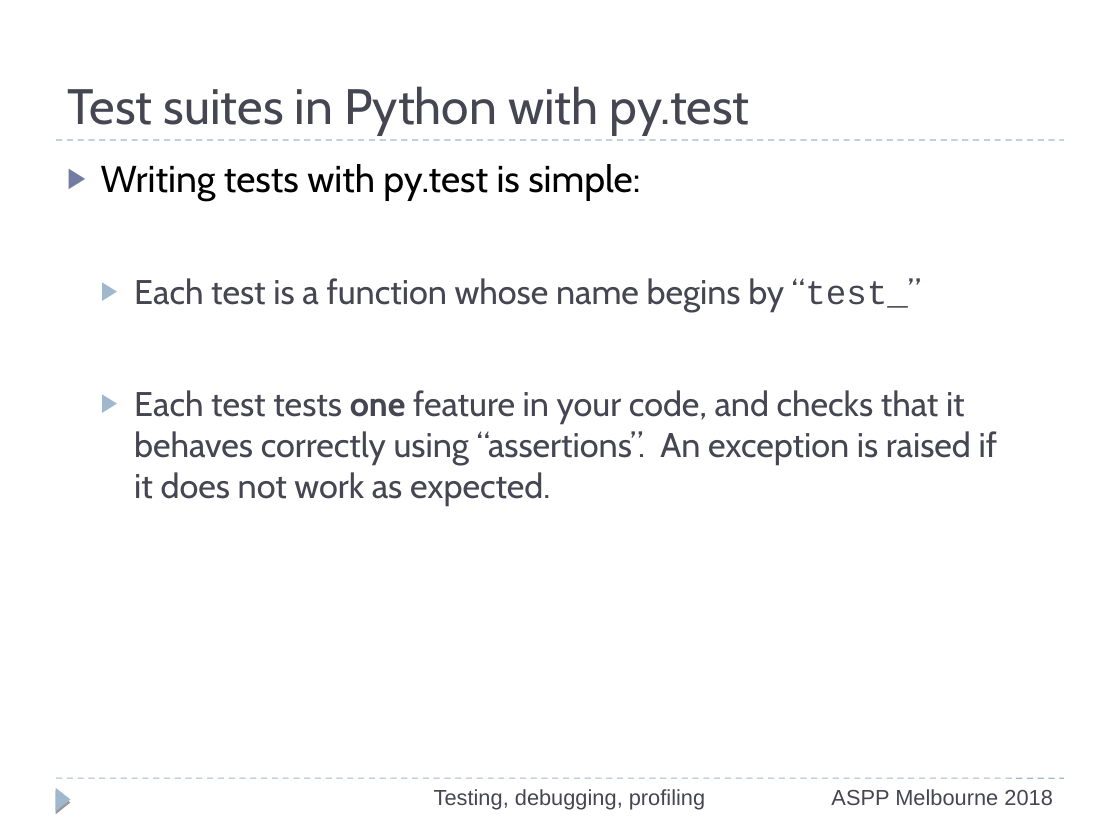
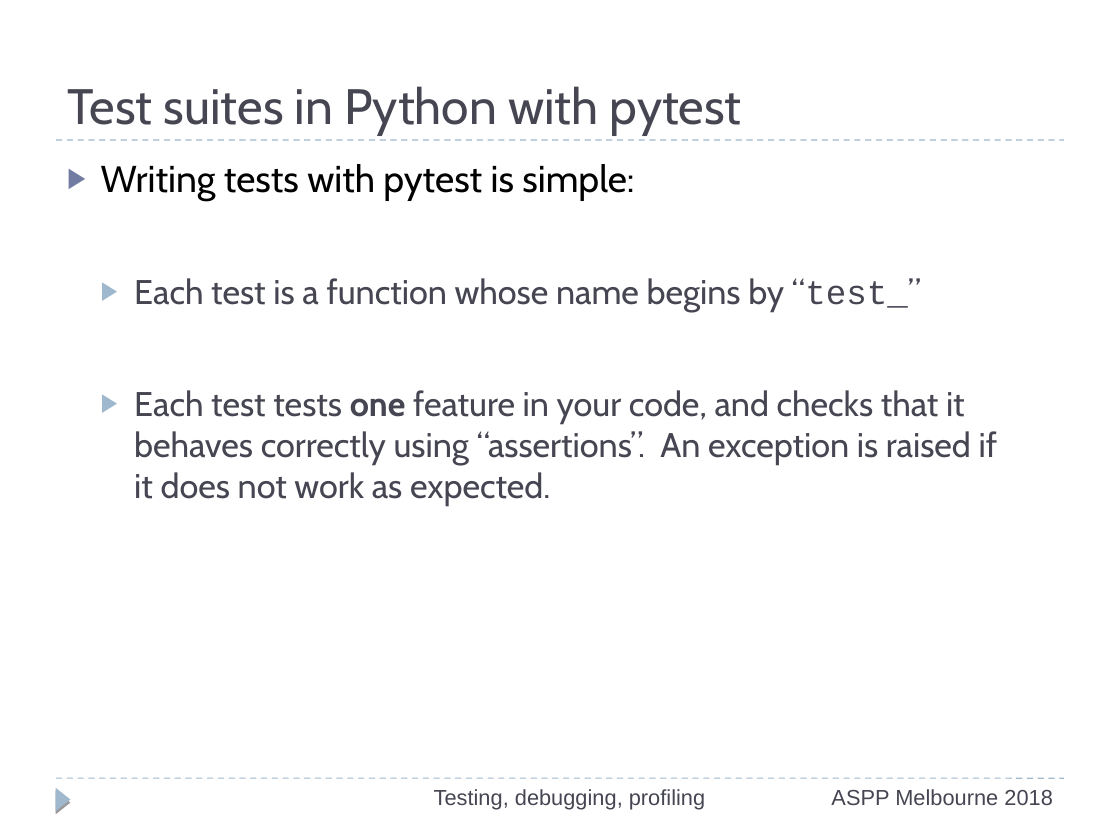
Before and after one commit to ASPP/testing_debugging_profiling, a slide deck: slide 19 of testing-debugging-profiling.odp. Drawn at 1120x840 pixels with LibreOffice and Linux fonts; fonts in the diff are those of the drawing. Boxes give left, top, right and bottom in pixels: in the first picture for what was removed or moved away, otherwise in the second. Text is boxed around its words. In the diff, an @@ line names an element or a change of style, - is before the commit and + after.

```diff
--- a/testing-debugging-profiling.odp
+++ b/testing-debugging-profiling.odp
@@ title at <box>67,86,742,134</box>: text changed @@
-Test suites in Python with py.test
+Test suites in Python with pytest
@@ text at <box>101,164,634,200</box>: text changed @@
-▶ Writing tests with py.test is simple:
+▶ Writing tests with pytest is simple:
```
Also in this commit, not shown: 48 other slides changed.
